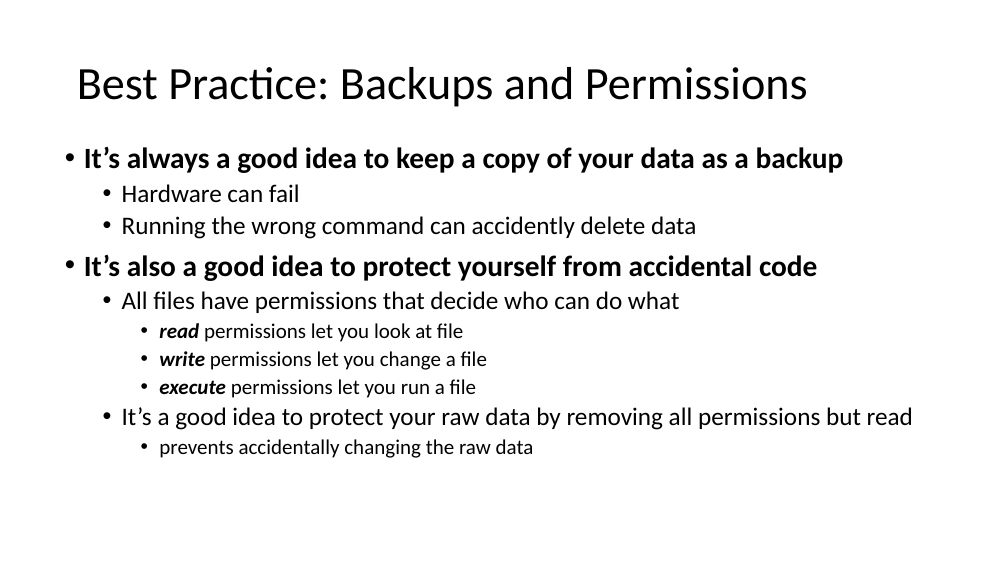
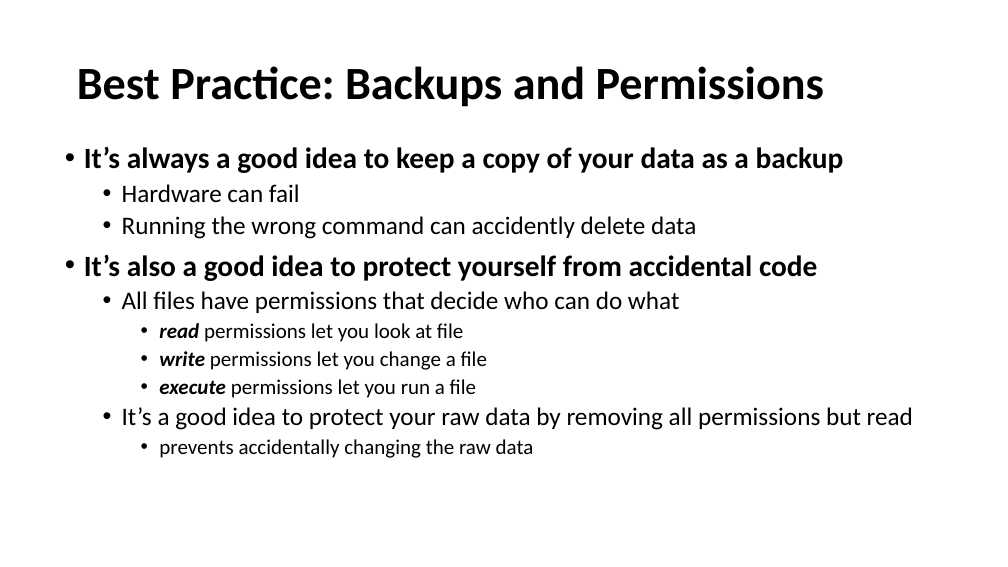
Before and after one commit to UO-Data-Science/NetNeuro2024, a slide deck: slide 28 of docs/slides/Good_Data_Practices.pptx. Drawn at 1008x567 pixels with LibreOffice and Linux fonts; fonts in the diff are those of the drawing. Boxes give left, top, right and bottom in pixels: in the first picture for what was removed or moved away, otherwise in the second. Text is boxed around its words. In the diff, an @@ line names an element or a change of style, - is before the commit and + after.

```diff
--- a/docs/slides/Good_Data_Practices.pptx
+++ b/docs/slides/Good_Data_Practices.pptx
@@ title "Best Practice: Backups and Permissions" at (77, 66, 824, 107): bold on @@
```
Also in this commit, not shown: 12 other slides changed, 1 slide added.
